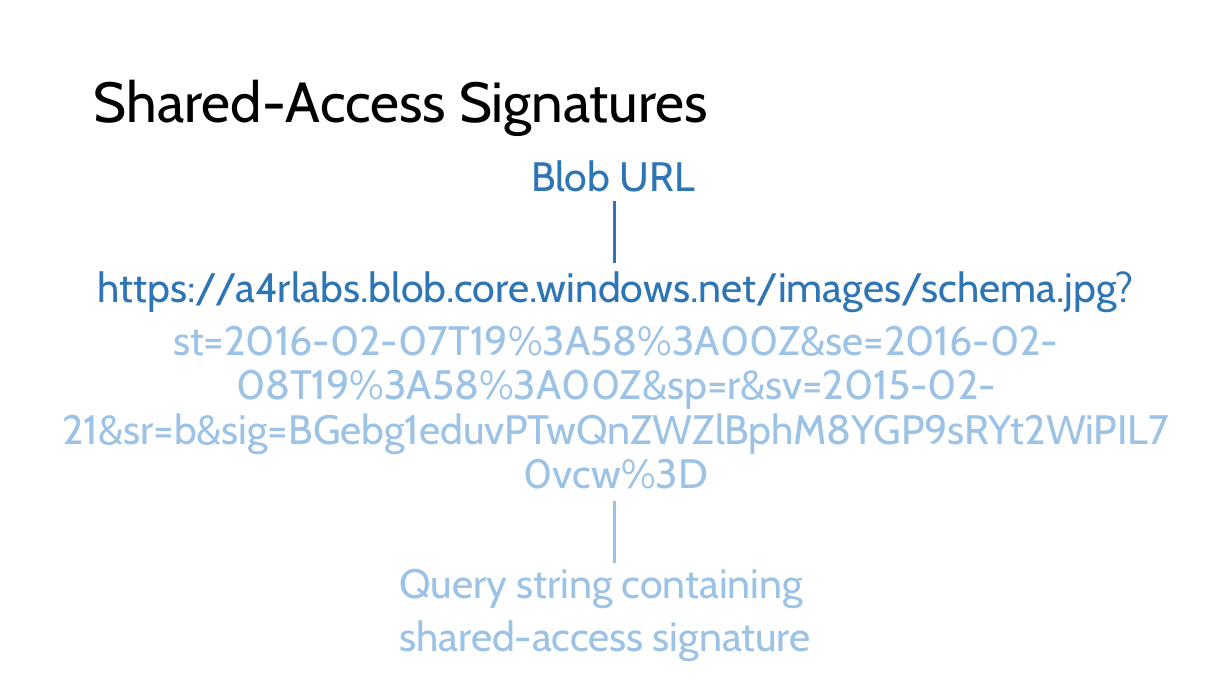
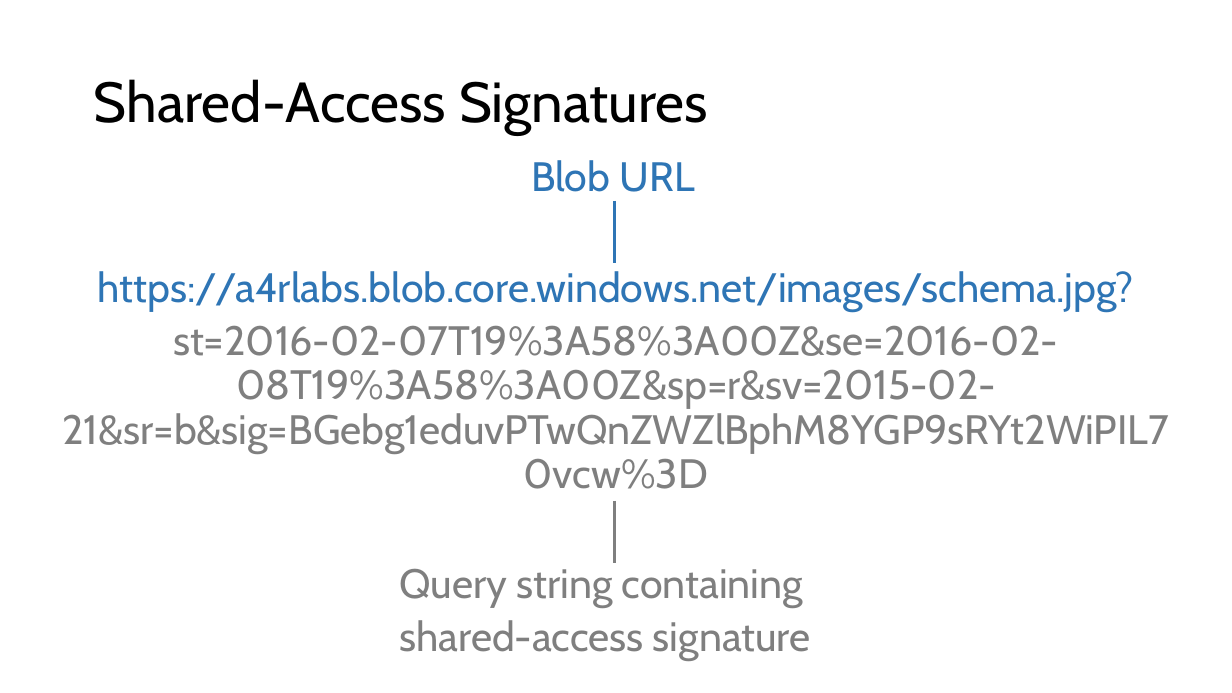
Before and after one commit to microsoft/AcademicContent, a slide deck: slide 7 of Workshop/Content/3. Storage/Azure Storage and Cognitive Services.pptx. Drawn at 1232x693 pixels with LibreOffice and Linux fonts; fonts in the diff are those of the drawing. Boxes give left, top, right and bottom in pixels: in the first picture for what was removed or moved away, otherwise in the second. Text is boxed around its words. In the diff, an @@ line names an element or a change of style, - is before the commit and + after.

Commit message:
Final draft of storage slides

```diff
--- a/Workshop/Content/3. Storage/Azure Storage and Cognitive Services.pptx
+++ b/Workshop/Content/3. Storage/Azure Storage and Cognitive Services.pptx
@@ text at (x1=62, y1=326, x2=1169, y2=489): text colour #9CC3E5 to #7F7F7F in "st=2016-02-07T19%3A58%3A00Z&se=2016-02-08T19%3A58%3A00Z&sp=r ..." @@
@@ line (615, 501) - (615, 563): stroke #9CC3E5 2.25 pt to #7F7F7F 2.25 pt @@
@@ text "Query string containing" at (x1=399, y1=569, x2=811, y2=661): text colour #9CC3E5 to #7F7F7F @@
```
